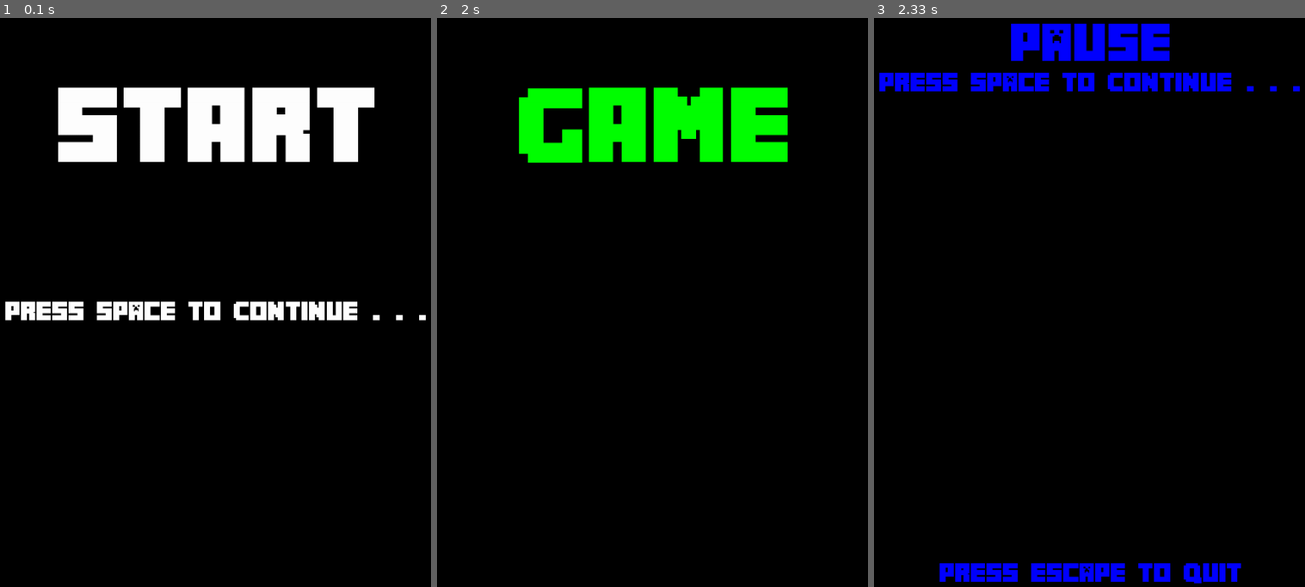
Above: before the commit, frames 1-3 (left to right).
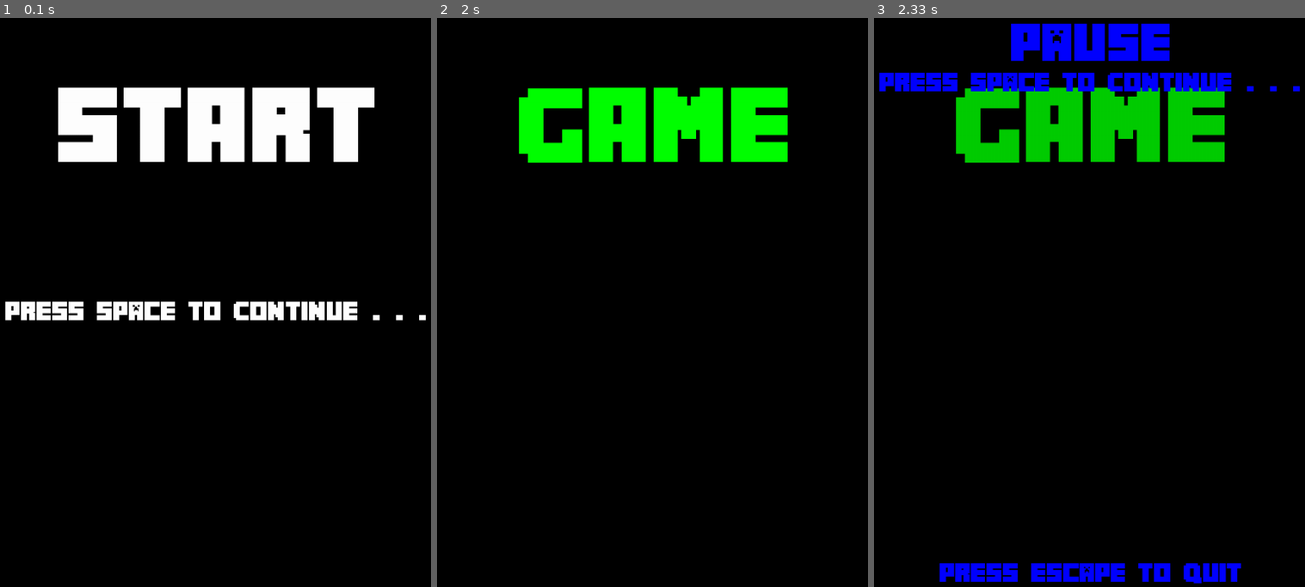
Above: after the commit, the same moments.

Repository: Pappet/Pygame-Template
Game: pygame game, started from Pygame Template/Game.py
Two runs of this game, one before a commit and one after it. Both use one fixed random seed, a clock stepped at 60 frames per second and the inputs below.
Inputs:
- Up to frame 1 (0.1 s): no input
- Up to frame 2 (2 s): tap Space at 0.33, 0.73, 1.03 s; hold Esc 0.67-1.13 s
- Up to frame 3 (2.33 s): tap Esc at 2.17 s

Frames 1-2 are identical in both runs. In frame 3, 6.9% of the frame differs, in the area x 2-86%, y 1-100%.

Commit message:
Mostly Polished the Template

Diff:
--- a/Pygame Template/Color.py
+++ b/Pygame Template/Color.py
@@ -6,29 +6,24 @@
 # Color.Black
 # etc.
 
-White = (255,255,255)
-Black = (0,0,0)
-BlackTransparent = (0,0,0,0)
+White = (255, 255, 255)
+Black = (0, 0, 0)
+BlackTransparent = (0, 0, 0, 0)
 
-DarkGray = (128,128,128)
-LightGray = (211,211,211)
+DarkGray = (128, 128, 128)
+LightGray = (211, 211, 211)
 
-Red = (255,0,0)
-Green = (0,255,0)
-Blue = (0,0,255)
+Red = (255, 0, 0)
+Green = (0, 255, 0)
+Blue = (0, 0, 255)
 
-Yellow = (255,255,0)
-Cyan = (0,255,255)
-Magenta = (255,0,255)
+Yellow = (255, 255, 0)
+Cyan = (0, 255, 255)
+Magenta = (255, 0, 255)
 
-Brown = (210,105,30)
-Purple = (128,0,128)
+Brown = (210, 105, 30)
+Purple = (128, 0, 128)
 
-# Generates a Color
-# use it with:
-#   Color.GenerateColor(125,255,0)
-def GenerateColor(r,g,b):
-    return (r,g,b)
 
-def RandomColor():
-    return (random.randint(0,255),random.randint(0,255),random.randint(0,255))
+def random_color():
+    return random.randint(0, 255), random.randint(0, 255), random.randint(0, 255)
--- a/Pygame Template/Game.py
+++ b/Pygame Template/Game.py
@@ -1,4 +1,7 @@
-import pygame, sys, random, Color, Utilitys, Settings, Scenes
+import pygame
+import sys
+import Settings
+import Scenes
 
 
 class Game:
@@ -23,12 +26,9 @@
         # Initialise the Clock to limit the Gamespeed
         self.clock = pygame.time.Clock()
         # Create Scene Manager
-        self.scene_manager = Scenes.sceneManager()
+        self.scene_manager = Scenes.SceneManager()
         # Is the Game running
         self.running = True
-        # Group for all Sprites
-        # Do i need this???
-        self.all_sprites = pygame.sprite.Group()
 
     # Load different Data like Sprites and Sounds
     def load_data(self):
@@ -47,10 +47,9 @@
         while self.running:
             self.clock.tick(Settings.FPS)
             self.events()
-            self.scene_manager.scene.handle_events(pygame.event.get(),self.scene_manager)
+            self.scene_manager.scene.handle_events(pygame.event.get(), self.scene_manager)
             self.scene_manager.scene.update()
             self.scene_manager.scene.render(self.screen)
-            pygame.display.flip()
         # Close the Game
         self.close()
 
@@ -62,8 +61,6 @@
 
     # Close The Game
     def close(self):
-        # Stops the Music
-        pygame.mixer.music.fadeout(500)
         # Shutdown Pygame and Sys
         pygame.quit()
         sys.exit()
--- /dev/null
+++ b/Pygame Template/Player.py
@@ -0,0 +1,2 @@
+class Player():
+    pass
--- a/Pygame Template/Scenes.py
+++ b/Pygame Template/Scenes.py
@@ -1,7 +1,8 @@
-import pygame, Color, Utilitys, Settings, Game
+import pygame
+import Color
+import Utilitys
+import Settings
 
-# Is the game paused
-paused = False
 
 class Scene(object):
     def __init__(self):
@@ -16,7 +17,8 @@
     def handle_events(self, events, scene_manager):
         raise NotImplementedError
 
-class sceneManager(object):
+
+class SceneManager(object):
     def __init__(self):
         self.go_to(TitleScene())
 
@@ -24,28 +26,18 @@
         self.scene = scene
         self.scene.manager = self
 
+
 class TitleScene(Scene):
     def __init__(self):
         super(TitleScene, self).__init__()
-        # Play a Sound
-        pygame.mixer.music.play()
 
     def render(self, screen):
         # Resets the Screen
         screen.fill(Color.Black)
         # Write Some Text
-        Utilitys.drawText("START",
-                          128,
-                          Color.White,
-                          Settings.ScreenWidth / 2,
-                          Settings.ScreenHeight / 8,
-                          screen)
-        Utilitys.drawText("Press Space to Continue...",
-                          32,
-                          Color.White,
-                          Settings.ScreenWidth / 2,
-                          Settings.ScreenHeight / 2,
-                          screen)
+        Utilitys.draw_text("START", 128, Color.White, Settings.ScreenWidth / 2, Settings.ScreenHeight / 8, screen)
+        Utilitys.draw_text("Press Space to Continue...", 32, Color.White, Settings.ScreenWidth / 2,
+                           Settings.ScreenHeight / 2, screen)
         pygame.display.flip()
 
     def update(self):
@@ -56,93 +48,70 @@
             if e.type == pygame.KEYDOWN and e.key == pygame.K_SPACE:
                 scene_manager.go_to(GameScene())
 
+
 class GameScene(Scene):
     def __init__(self):
         super(GameScene, self).__init__()
+        # Play a Sound
+        pygame.mixer.music.play()
+        self.paused = False
+        # Group for all Sprites
+        # Do i need this???
+        self.all_sprites = pygame.sprite.Group()
 
     def render(self, screen):
-        # Reset the screen to all black
-        screen.fill(Color.Black)
-        # Just for Testing
-        Utilitys.drawText("GAME",
-                          128,
-                          Color.Green,
-                          Settings.ScreenWidth / 2,
-                          Settings.ScreenHeight / 8,
-                          screen)
+        if not self.paused:
+            # Reset the screen to all black
+            screen.fill(Color.Black)
+            # Just for Testing
+            Utilitys.draw_text("GAME", 128, Color.Green, Settings.ScreenWidth / 2, Settings.ScreenHeight / 8, screen)
+        else:
+            # Draw an transparent Background over everything else
+            transparent_background = pygame.Surface((Settings.ScreenWidth, Settings.ScreenHeight))
+            transparent_background.set_alpha(5)
+            transparent_background.fill(Color.Black)
+            screen.blit(transparent_background, (0, 0))
+            # Write Some Text
+            Utilitys.draw_text("Pause", 64, Color.Blue, Settings.ScreenWidth / 2, 10, screen)
+            Utilitys.draw_text("Press Space to Continue...", 32, Color.Blue,
+                               Settings.ScreenWidth / 2, 76, screen)
+            Utilitys.draw_text("Press Escape to Quit", 32, Color.Blue,
+                               Settings.ScreenWidth / 2, Settings.ScreenHeight - 32, screen)
+        pygame.display.flip()
 
     def update(self):
         pass
 
     def handle_events(self, events, scene_manager):
         for e in events:
-            if e.type == pygame.KEYDOWN and e.key == pygame.K_ESCAPE:
-                self.paused = True
-                scene_manager.go_to(PauseScene())
+            if e.type == pygame.KEYDOWN:
+                if e.key == pygame.K_ESCAPE:
+                    if not self.paused:
+                        self.paused = True
+                        # Set The Music Volume
+                        pygame.mixer.music.set_volume(Settings.volume_music_paused_screen)
+                    else:
+                        scene_manager.go_to(EndScene())
+                if e.key == pygame.K_SPACE:
+                    self.paused = False
+                    # Reset the Music Volume
+                    pygame.mixer.music.set_volume(Settings.volume_music)
 
-class PauseScene(Scene):
-    def __init__(self):
-        super(PauseScene, self).__init__()
-        # Set The Music Volume
-        pygame.mixer.music.set_volume(Settings.volume_music_paused_screen)
-
-    def render(self, screen):
-        # Draw an transparent Background over everything else
-        transparentBackground = pygame.Surface((Settings.ScreenWidth, Settings.ScreenHeight))
-        transparentBackground.set_alpha(128)
-        transparentBackground.fill(Color.Black)
-        screen.blit(transparentBackground, (0, 0))
-        # Write Some Text
-        Utilitys.drawText("Pause",
-                          64,
-                          Color.Blue,
-                          Settings.ScreenWidth / 2,
-                          10,
-                          screen)
-        Utilitys.drawText("Press Space to Continue...", 32,
-                          Color.Blue,
-                          Settings.ScreenWidth / 2,
-                          76,
-                          screen)
-        Utilitys.drawText("Press Escape to Quit", 32,
-                          Color.Blue,
-                          Settings.ScreenWidth / 2,
-                          Settings.ScreenHeight - 32,
-                          screen)
-
-    def update(self):
-        pass
-
-    def handle_events(self, events, scene_manager):
-        for e in events:
-            if e.type == pygame.KEYDOWN and e.key == pygame.K_SPACE:
-                # Reset the Music Volume
-                pygame.mixer.music.set_volume(Settings.volume_music)
-                # End the pause
-                paused = False
-                scene_manager.go_to(GameScene())
-            if e.type == pygame.KEYDOWN and e.key == pygame.K_ESCAPE:
-                scene_manager.go_to(EndScene())
 
 class EndScene(Scene):
     def __init__(self):
         super(EndScene, self).__init__()
+        # Stops the Music
+        pygame.mixer.music.fadeout(500)
 
     def render(self, screen):
         screen.fill(Color.Black)
         # Write Some Text
-        Utilitys.drawText("Thank you for playing!",
-                          64,
-                          Color.Red,
-                          Settings.ScreenWidth / 2,
-                          Settings.ScreenHeight / 4,
-                          screen)
-        Utilitys.drawText("press Escape to close",
-                          32,
-                          Color.Red,
-                          Settings.ScreenWidth / 2,
-                          Settings.ScreenHeight / 2,
-                          screen)
+        Utilitys.draw_text("Thank you for playing!", 64, Color.Red,
+                           Settings.ScreenWidth / 2, Settings.ScreenHeight / 4, screen)
+        Utilitys.draw_text("press Escape to close", 32, Color.Red,
+                           Settings.ScreenWidth / 2, Settings.ScreenHeight / 2, screen)
+        pygame.display.flip()
 
     def update(self):
         pass
@@ -151,3 +120,17 @@
         for e in events:
             if e.type == pygame.KEYDOWN and e.key == pygame.K_ESCAPE:
                 pygame.event.post(pygame.event.Event(pygame.QUIT))
+
+
+class DefaultScene(Scene):
+    def __init__(self):
+        super(DefaultScene, self).__init__()
+
+    def render(self, screen):
+        pass
+
+    def update(self):
+        pass
+
+    def handle_events(self, events, scene_manager):
+        pass
--- a/Pygame Template/Screens.py
+++ /dev/null
@@ -1,7 +0,0 @@
-import pygame, sys, random, Color
-from Settings import *
-from Game import *
-
-class Screens:
-    def __init__(self):
-        pass
--- a/Pygame Template/Settings.py
+++ b/Pygame Template/Settings.py
@@ -1,11 +1,11 @@
-#The Settings for the Game
+# The Settings for the Game
 
-#How big should the Window be???
+# How big should the Window be???
 ScreenWidth = 1024
 ScreenHeight = 768
-#Fullscreen?
+# Fullscreen?
 Fullscreen = False
-#How fast should the Game run?
+# How fast should the Game run?
 FPS = 60
 
 # Whats the name of the Window
@@ -15,14 +15,14 @@
 # Icon Image Path
 Icon = "Icons\Icon.png"
 
-#Music Volume
+# Music Volume
 volume_music = 1
-#Music Volume for Pause Screen
+# Music Volume for Pause Screen
 volume_music_paused_screen = 0.25
 
-#Start Sound
+# Start Sound
 StartSound = "Sounds\StartSound.ogg"
-#Start Music
+# Start Music
 StartMusic = "Sounds\StartMusic.mp3"
-#Pause Sound
+# Pause Sound
 EndSound = "Sounds\EndSound.wav"
--- a/Pygame Template/Utilitys.py
+++ b/Pygame Template/Utilitys.py
@@ -1,21 +1,23 @@
 import pygame
 from Settings import *
 
-#An Class to Groupe small but usefull functions
-#Use it with:
+# An Class to Group small but useful functions
+# Use it with:
 #   Utilitys.drawText(...)
 #   Utilitys.wait_for_key(...)
 
-#To Draw text on the screen
-def drawText(text, size, color, x, y, screen):
-    font = pygame.font.Font(FONT,size)
+
+# To Draw text on the screen
+def draw_text(text, size, color, x, y, screen):
+    font = pygame.font.Font(FONT, size)
     text_surface = font.render(text, True, color)
     text_rect = text_surface.get_rect()
-    text_rect.midtop = (x,y)
+    text_rect.midtop = (x, y)
     screen.blit(text_surface, text_rect)
 
-#Make the Game wait till the Player pressed a Key
-def wait_for_key(self, paused):
+
+# Make the Game wait till the Player pressed a Key
+def wait_for_key(self):
     waiting = True
     while waiting:
         self.clock.tick(FPS)
